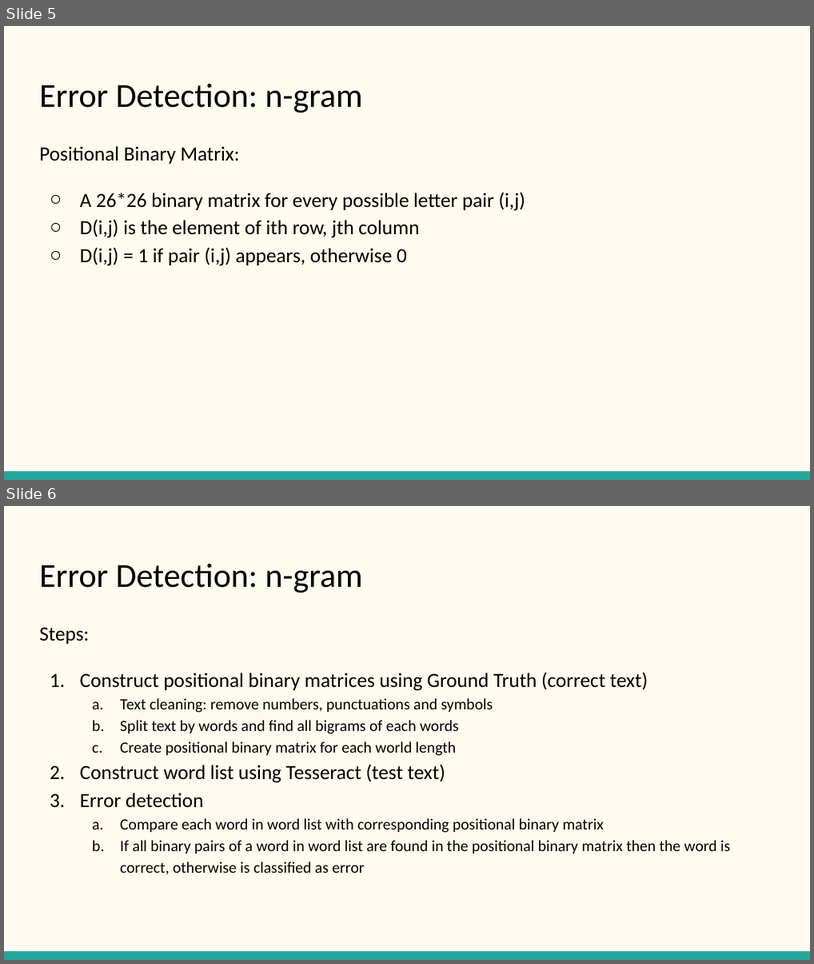
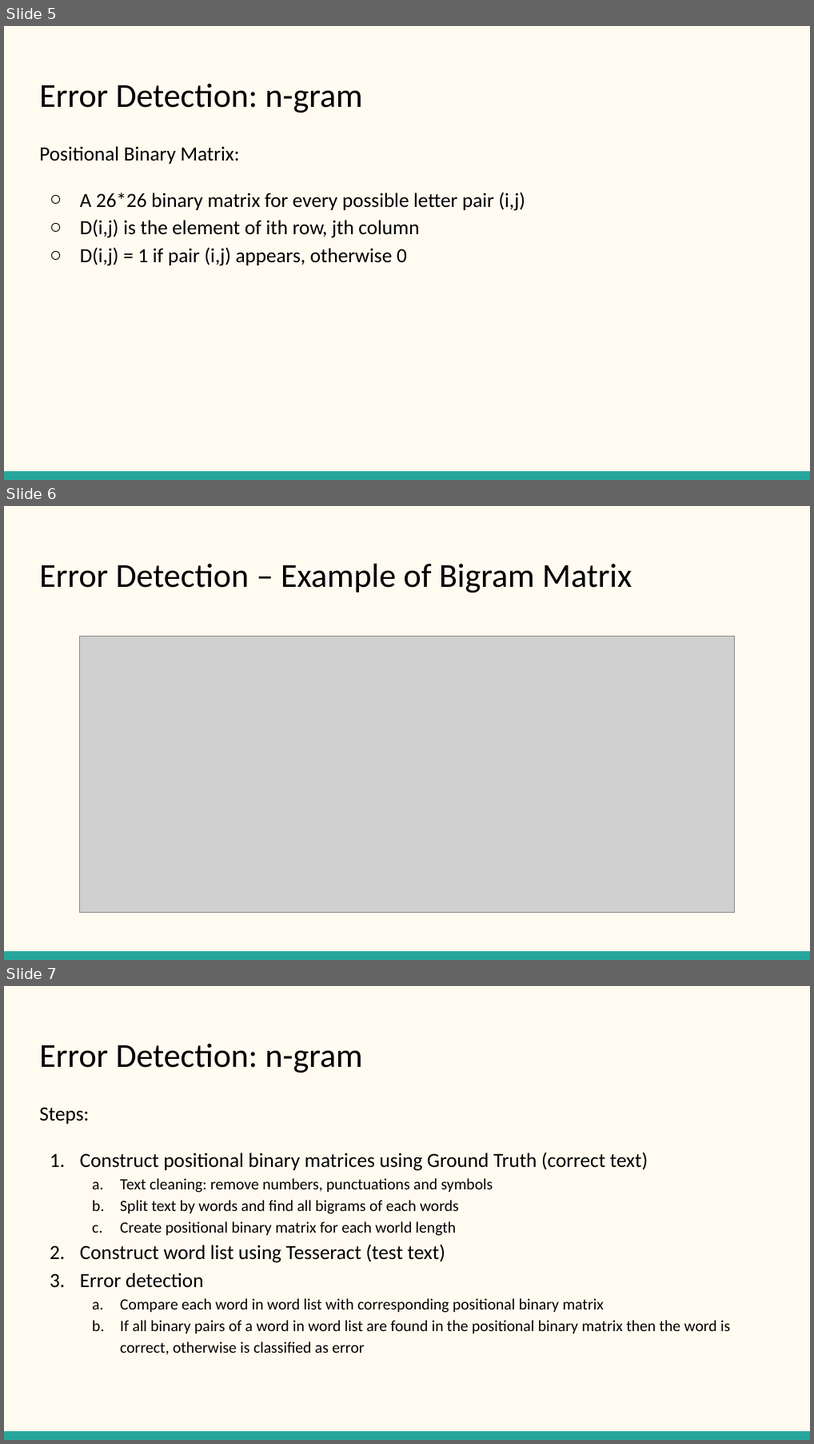
Before and after one commit to TZstatsADS/Fall2018-Project4-sec1--sec1proj4_grp6, a slide deck: doc/Sec 1 Proj 4 Group 6.pptx. Shown one above the other, each under a label of ours: slides 5 and 6 before the commit, slides 5, 6 and 7 after it. The pictures are 814x964 and 814x1444 pixels, drawn with LibreOffice and Linux fonts; fonts in the diff are those of the drawing; grey boxes stand for pictures. Boxes give left, top, right and bottom in pixels: in the first picture for what was removed or moved away, otherwise in the second. Text is boxed around its words. In the diff, an @@ line names an element or a change of style, - is before the commit and + after.

```diff
--- a/doc/Sec 1 Proj 4 Group 6.pptx
+++ b/doc/Sec 1 Proj 4 Group 6.pptx
@@ slide 6 added at (x1=4, y1=506, x2=810, y2=960), background #FFFBF0; not listed: 1 template element that a slide beside it also shows @@
@@ title added at (x1=39, y1=564, x2=632, y2=593), 30 pt, text #000000 @@
+Error Detection – Example of Bigram Matrix
@@ picture added at (x1=80, y1=636, x2=735, y2=912) @@
@@ what was slide 6 is now slide 7 @@
```
Also in this commit, not shown: 1 slide changed, 3 other slides added.
